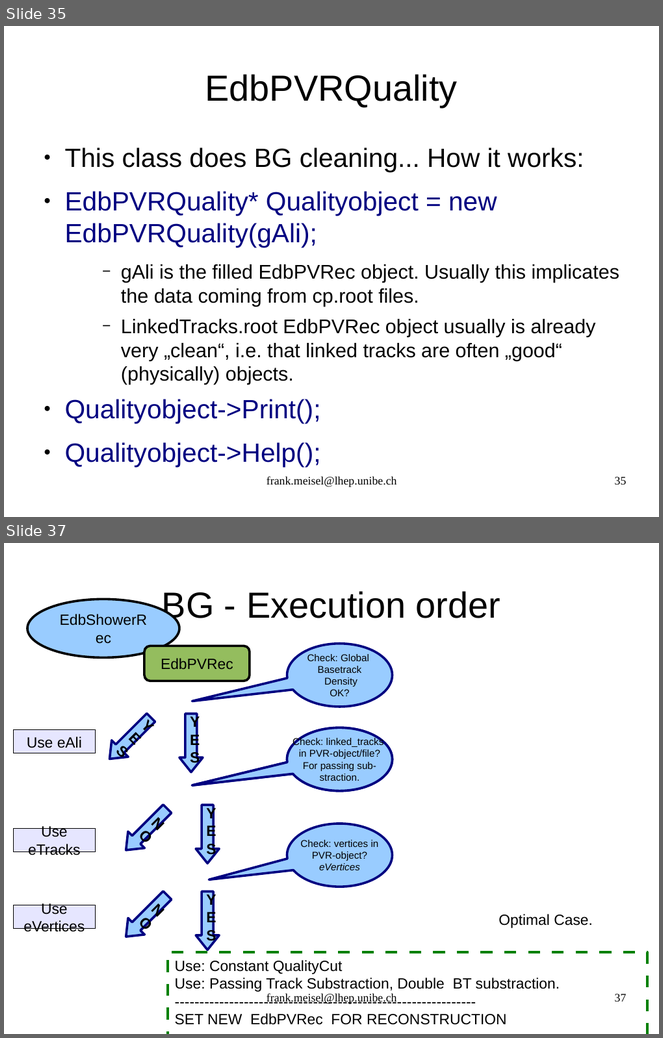
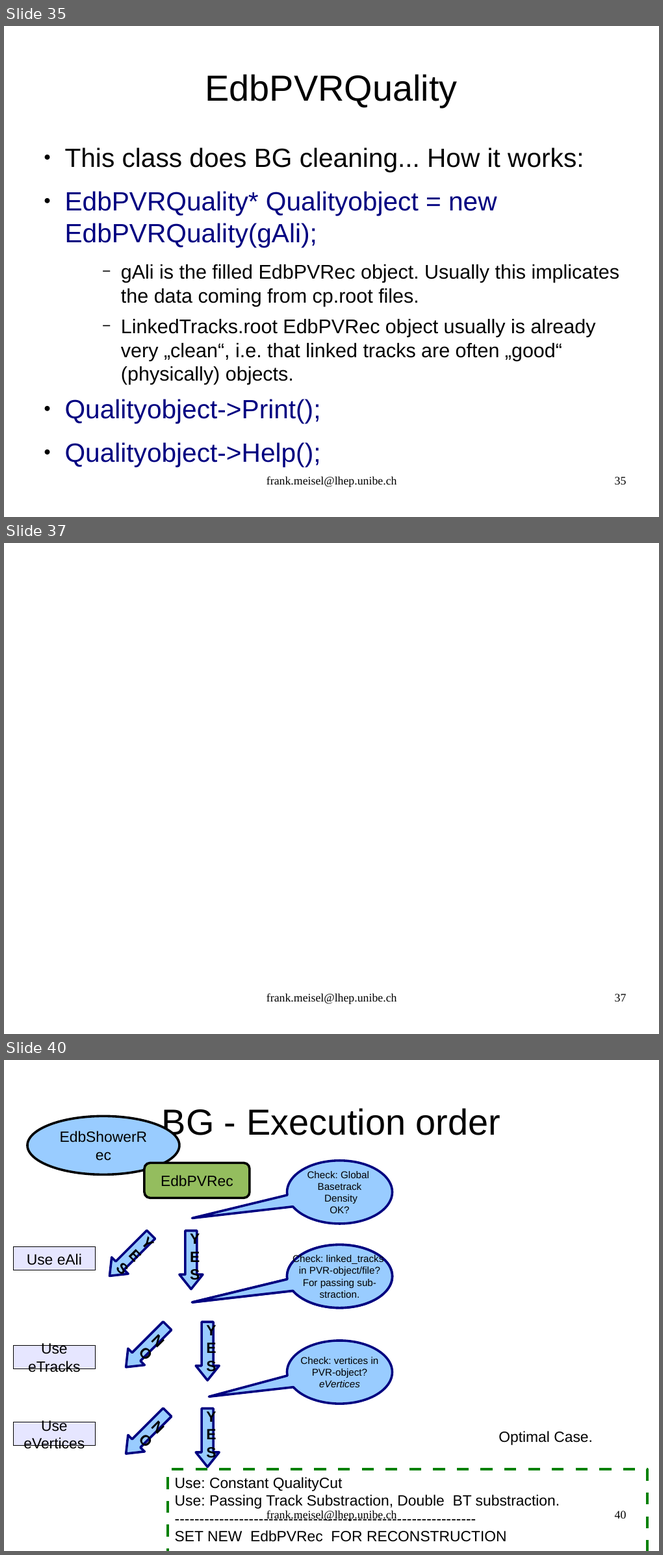
Before and after one commit to antonioiuliano2/fedra, a slide deck: src/libShower/documentation/libShowerMANUAL.odp. Shown one above the other, each under a label of ours: slides 35 and 37 before the commit, slides 35, 37 and 40 after it; the slides between them are not shown. The pictures are 663x1038 and 663x1555 pixels, drawn with LibreOffice and Linux fonts; fonts in the diff are those of the drawing; background and template pictures are left out. Boxes give left, top, right and bottom in pixels: in the first picture for what was removed or moved away, otherwise in the second. Text is boxed around its words. In the diff, an @@ line names an element or a change of style, - is before the commit and + after.

```diff
--- a/src/libShower/documentation/libShowerMANUAL.odp
+++ b/src/libShower/documentation/libShowerMANUAL.odp
@@ slide 37 added at box(4, 543, 659, 1034), background picture (left out) @@
@@ text added at box(267, 993, 397, 1005), 14 pt, text #000000 @@
+frank.meisel@lhep.unibe.ch
@@ page number added at box(615, 994, 627, 1002), 14 pt, text #000000 @@
+37
@@ what was slide 37 is now slide 40 @@
@@ page number at box(615, 1511, 627, 1519): text changed @@
-37
+40
```
Also in this commit, not shown: 2 slides changed, 2 other slides added, 10 other files.
